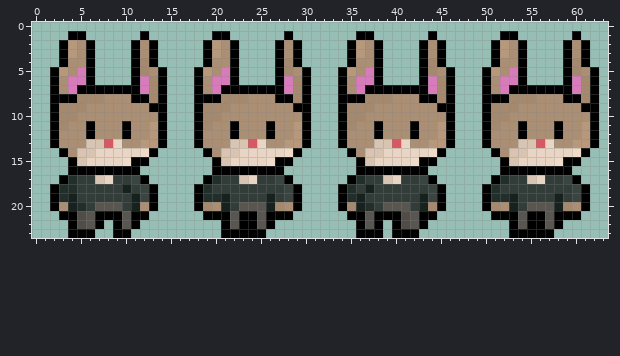
A pixel-art sprite gets an edit: Sprites/Player/WalkCycle.png. Above is the file before it was changed.
The file is 64x24 pixels. Colours within 5 levels of each other are drawn and written as one.
New version:
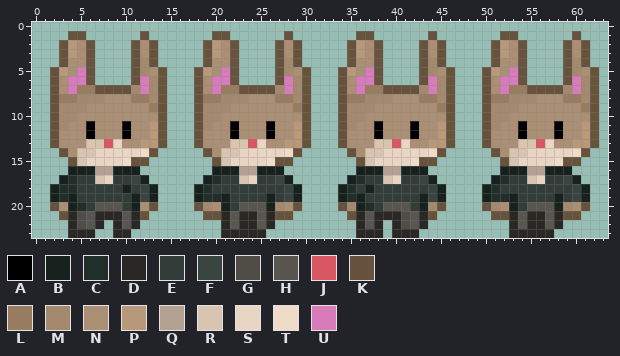
Palette (. is transparent): A #000000  B #17221f  C #212e2a  D #2a2825  E #323c39  F #3a4541  G #504c46  H #595652  J #d95763  K #67523d  L #987d63  M #a4896f  N #ab8f74  P #b7987b  Q #b3a292  R #d9c4b1  S #e8d5c4  T #f0dbc9  U #d77bba
From old to new:
The author changed colour A to colour B in row 16 at x 4 to 6, 9 to 11, 20 to 22, 25 to 27, 36 to 38, 41 to 43, 52 to 54 and 57 to 59; in row 17 at x 3, 12, 19, 28, 35, 44, 51 and 60; in rows 18 to 19 at x 2, 13, 18, 29, 34, 45, 50 and 61.
The author changed colour A to colour D in row 21 at x 4, 7 to 9, 11, 21, 23 to 24, 26, 36, 38 to 40, 43, 53, 55 to 56 and 58; in row 22 at x 4, 7, 9, 11, 21, 23 to 24, 26, 36, 38, 40, 43, 53, 55 to 56 and 58; in row 23 at x 4 to 6, 9 to 10, 21 to 25, 36 to 38, 40 to 42 and 53 to 57.
The author changed colour A to colour K in row 1 at x 4 to 5, 12, 20 to 21, 28, 36 to 37, 44, 52 to 53 and 60; in rows 2 to 4 at x 3, 6, 11, 13, 19, 22, 27, 29, 35, 38, 43, 45, 51, 54, 59 and 61; in rows 5 to 6 at x 2, 6, 11, 14, 18, 22, 27, 30, 34, 38, 43, 46, 50, 54, 59 and 62; in row 7 at x 2, 7 to 10, 14, 18, 23 to 26, 30, 34, 39 to 42, 46, 50, 55 to 58 and 62; in rows 8 to 13 at x 2, 14, 18, 30, 34, 46, 50 and 62; in row 14 at x 3, 13, 19, 29, 35, 45, 51 and 61.
The author changed colour A to colour K in row 15 at x 4, 11 to 12, 20, 27 to 28, 36, 43 to 44, 52 and 59 to 60; in row 20 at x 2, 13, 18, 29, 34, 45, 50 and 61; in row 21 at x 3, 12, 19 to 20, 27 to 28, 35, 44, 51 to 52 and 59 to 60.
The author changed colour A to colour L in row 7 at x 5 to 6, 21 to 22, 37 to 38 and 53 to 54; in row 8 at x 3 to 4, 11 to 12, 19 to 20, 27 to 28, 35 to 36, 43 to 44, 51 to 52 and 59 to 60; in row 9 at x 13, 29, 45 and 61.
The author changed colour A to colour M in row 7 at x 11, 27, 43 and 59.
The author changed colour A to colour Q in row 16 at x 7 to 8, 23 to 24, 39 to 40 and 55 to 56.
Changed places in both pictures, as pixel boxes (x1, y1, x2, y2):
changed: (50, 31, 167, 238)
changed: (194, 31, 599, 238)
